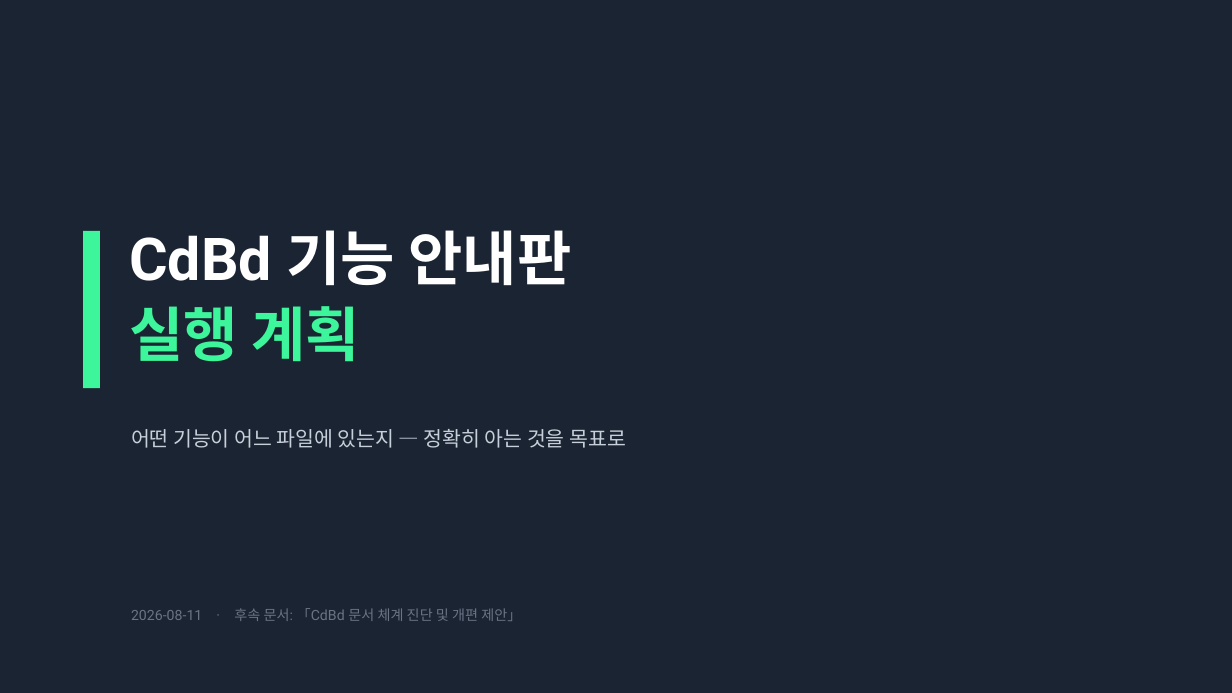
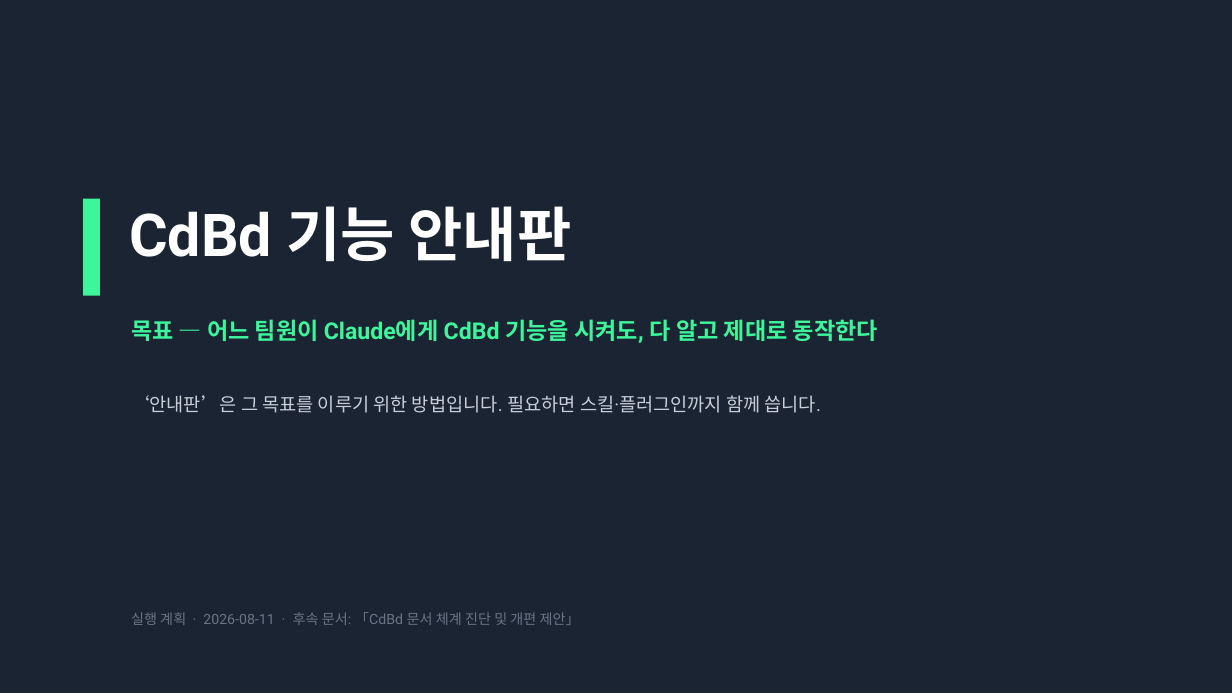
Before and after one commit to CdBd-in/design, a slide deck: slide 1 of _기능 안내판 실행 계획.pptx. Drawn at 1232x693 pixels with LibreOffice and Linux fonts; fonts in the diff are those of the drawing. Boxes give left, top, right and bottom in pixels: in the first picture for what was removed or moved away, otherwise in the second. Text is boxed around its words. In the diff, an @@ line names an element or a change of style, - is before the commit and + after.

```diff
--- a/_기능 안내판 실행 계획.pptx
+++ b/_기능 안내판 실행 계획.pptx
@@ rectangle: place and size @@
-rectangle at (83, 231, 100, 388)
+rectangle at (83, 199, 100, 296)
@@ text "CdBd 기능 안내판": place and size @@
-text "CdBd 기능 안내판" at (129, 230, 572, 362)
+text "CdBd 기능 안내판" at (129, 206, 572, 262)
@@ text "CdBd 기능 안내판" at (129, 206, 572, 262): line spacing 1 to 1.05; more space between paragraphs @@
@@ text at (129, 306, 360, 362): paragraph removed @@
-실행 계획
@@ text added at (131, 319, 878, 413), 14.5 pt, text #C7CFDA @@
+목표 — 어느 팀원이 Claude에게 CdBd 기능을 시켜도, 다 알고 제대로 동작한다
+‘안내판’은 그 목표를 이루기 위한 방법입니다. 필요하면 스킬·플러그인까지 함께 씁니다.
@@ text removed at (131, 429, 626, 448) @@
-어떤 기능이 어느 파일에 있는지 — 정확히 아는 것을 목표로
@@ text at (131, 612, 580, 625): text changed @@
-2026-08-11 · 후속 문서: 「CdBd 문서 체계 진단 및 개편 제안」
+실행 계획 · 2026-08-11 · 후속 문서: 「CdBd 문서 체계 진단 및 개편 제안」
```
Also in this commit, not shown: 8 other slides changed, 2 slides added, 3 slides removed, 1 other file.
